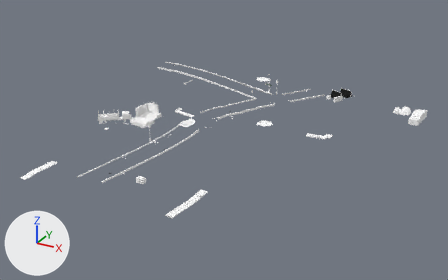
Renders of the glTF model assets/models/outdoor/outdoor_10.glb from each side of a commit.
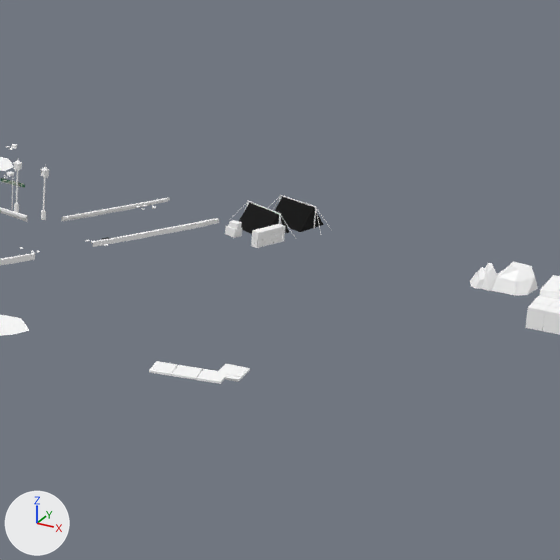
There are two pictures of each version: one whole from a camera (50 mm lens) standing at (69.2, -137.9, 65.4) and looking at (-3.2, -6.2, -0.4), one close up on the part from 59% to 93% of the width and 12% to 67% of the height. The lights are fixed; the arrows at lower left show +X, +Y and +Z. The last two pictures show the newer version. Vertices at exactly the same position are counted once.

The first close-up shows 'gas_station_town'.
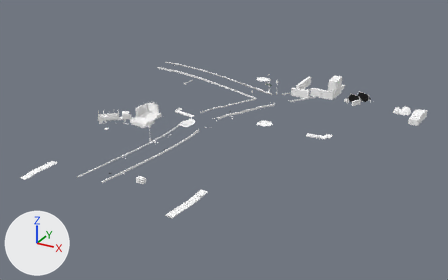
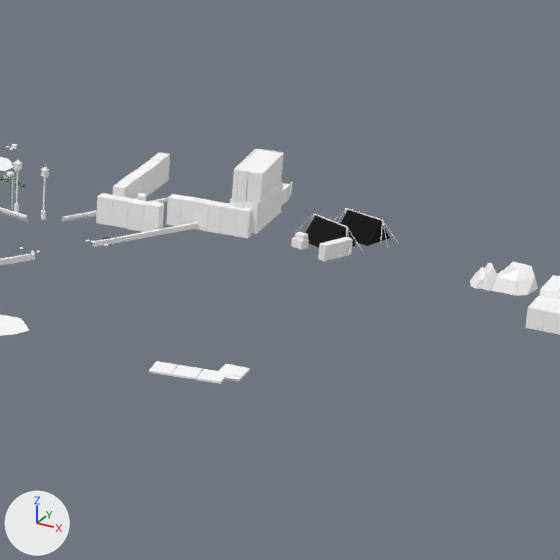
Changed parts and their boxes (x1, y1, x2, y2) in the close-ups (560 x 560 px; the box of a moved part takes in the faces that stretch with it):
part 1 of me_gas_station_town, added
    after: (230, 200, 244, 208)
part 2 of me_gas_station_town, added
    after: (244, 203, 258, 233)
part 3 of me_gas_station_town, moved or reshaped (not visible before)
    after: (232, 170, 248, 201)
part 4 of me_gas_station_town, deleted
    before: (225, 195, 331, 248)
part 5 of me_gas_station_town, built on
    before: (239, 197, 324, 234)
    after: (96, 149, 399, 261)

What changed in the scene script:
```text
Change me_gas_station_town:
    used by ob_gas_station_town; location = (0.0, 0.0, 0.0)
    remove me_gas_station_town.from_pydata(...)  # 5279 vertices, 7454 faces; spans x -44.2..40.4, y -50.0..40.2, z 0.6..7.0
    add me_gas_station_town.from_pydata(...)  # 6639 vertices, 9190 faces; spans x -44.2..40.4, y -50.0..43.1, z 0.6..7.0
    me_gas_station_town part 1: a new loose piece, a box spanning x 11.0..12.1, y 32.755..32.805, z 1.77..4.21, in mat_kit_atlas (white #ffffff)
    me_gas_station_town part 2: a new loose piece, a box spanning x 12.2..13.3, y 32.755..32.805, z 1.77..4.21, in mat_kit_atlas (white #ffffff)
    me_gas_station_town part 3: the loose piece of 8 vertices spanning x 11.7..12.1, y 31.5..31.8, z 2.8 is scaled about its middle by (-2.82, -0.025, 244), then moved by (-0.2, 1.1, 2.7)
    me_gas_station_town part 4: 92 loose pieces with 732 vertices, spanning x 10.2..18.5, y 30.2..39.2, z 1.5..3.6, are deleted
    me_gas_station_town part 5: 20 vertices removed from x 11.2..17.4, y 32.1..39.3, z 1.6..3.5; 2064 vertices added at x 0.6..24.1, y 29.1..43.1, z 1.3..6.9
    other edits to the shape of me_gas_station_town do not show in these pictures
```
